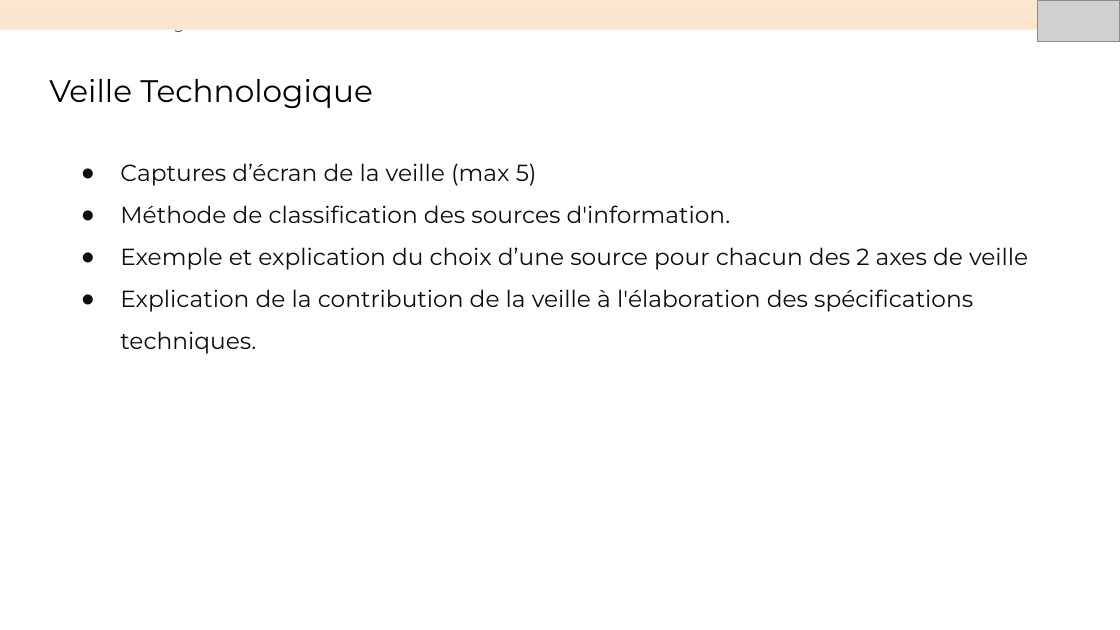
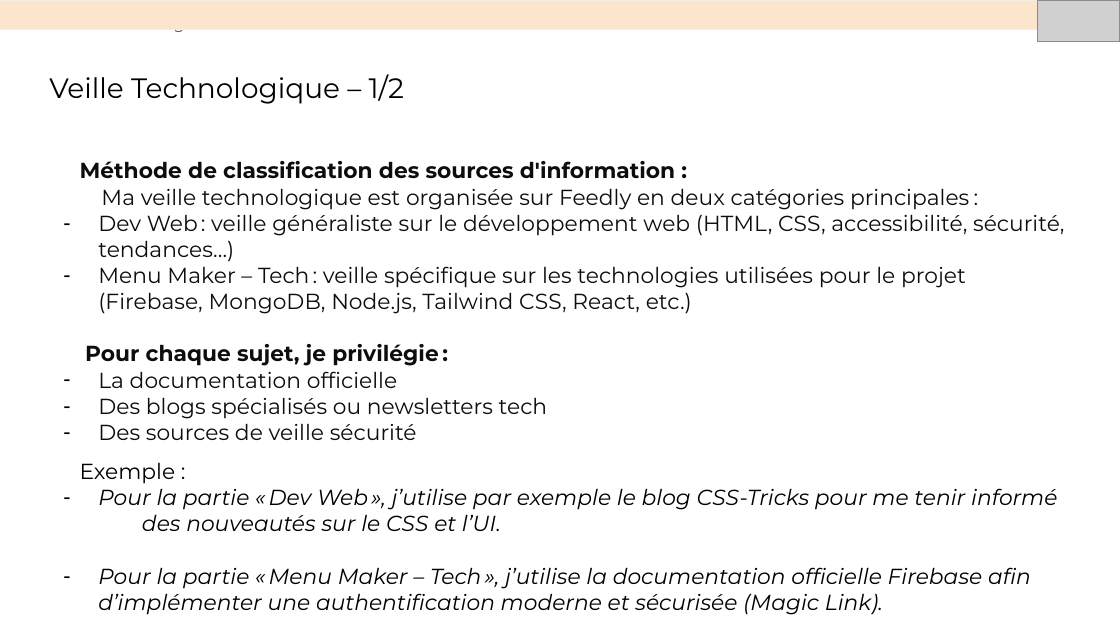
Before and after one commit to Mawabaca/P7-MenuMaker-V2, a slide deck: slide 16 of Présentation Menu Maker.pptx (slide 15 before the commit). Drawn at 1120x630 pixels with LibreOffice and Linux fonts; fonts in the diff are those of the drawing; grey boxes stand for pictures. Boxes give left, top, right and bottom in pixels: in the first picture for what was removed or moved away, otherwise in the second. Text is boxed around its words. In the diff, an @@ line names an element or a change of style, - is before the commit and + after.

```diff
--- a/Présentation Menu Maker.pptx
+++ b/Présentation Menu Maker.pptx
@@ title at box(49, 74, 404, 104): text changed; size 20 to 18 pt @@
-Veille Technologique
+Veille Technologique – 1/2
@@ text at box(80, 161, 1065, 615): text changed; size 15 to 14 pt @@
-● Captures d’écran de la veille (max 5)
-● Méthode de classification des sources d'information.
-● Exemple et explication du choix d’une source pour chacun des 2 axes de veille
-● Explication de la contribution de la veille à l'élaboration des spécifications techniques.
+Méthode de classification des sources d'information :
+Ma veille technologique est organisée sur Feedly en deux catégories principales :
+– Dev Web : veille généraliste sur le développement web (HTML, CSS, accessibilité, sécurité, tendances…)
+– Menu Maker – Tech : veille spécifique sur les technologies utilisées pour le projet (Firebase, MongoDB, Node.js, Tailwind CSS, React, etc.)
+Pour chaque sujet, je privilégie :
+– La documentation officielle
+– Des blogs spécialisés ou newsletters tech
+– Des sources de veille sécurité
+Exemple :
+– Pour la partie « Dev Web », j’utilise par exemple le blog CSS-Tricks pour me tenir informé des nouveautés sur le CSS et l’UI.
+– Pour la partie « Menu Maker – Tech », j’utilise la documentation officielle Firebase afin d’implémenter une authentification moderne et sécurisée (Magic Link).
```
Also in this commit, not shown: 3 other slides changed, 4 slides added, 1 slide removed.
